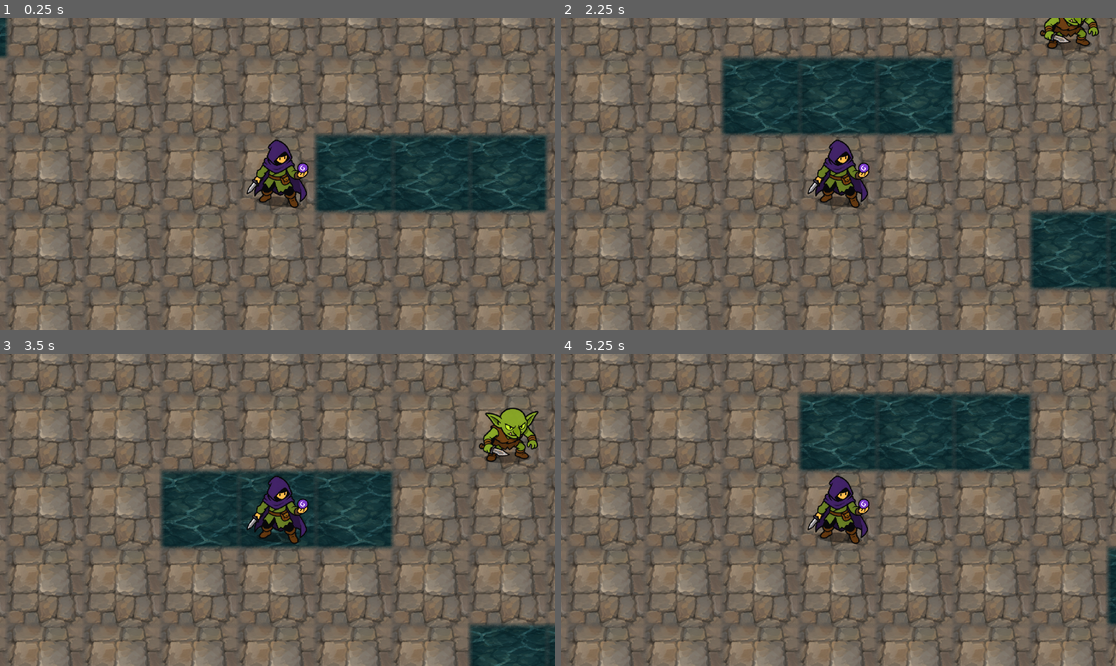
Above: before the commit, frames 1-4 (two rows, left to right).
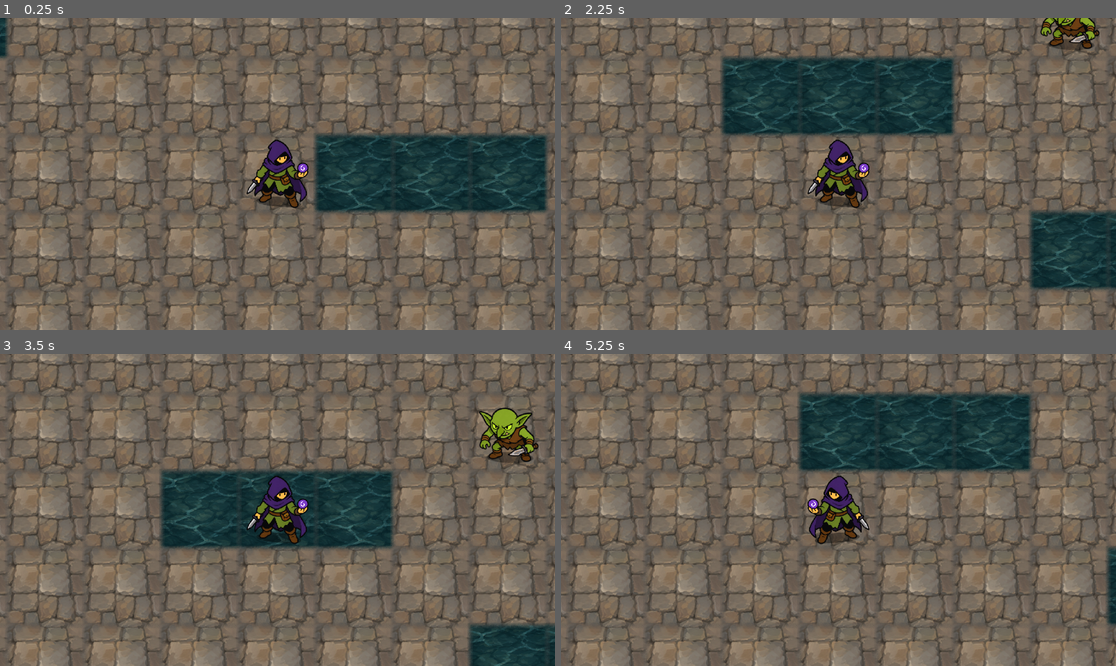
Above: after the commit, the same moments.

Repository: Navimar/davoria
Game: Godot game, scene res://scenes/asset_demo.tscn
Two runs of this game, one before a commit and one after it. Both use one fixed random seed, a clock stepped at 60 frames per second and the inputs below.
Inputs:
- Up to frame 1 (0.25 s): no input
- Up to frame 2 (2.25 s): tap Enter at 0.5, 2 s; hold D 0.53-1.28 s; tap Space at 1.25 s; hold S 1.28-2.03 s; hold D from 2.03 s (still down)
- Up to frame 3 (3.5 s): tap Space at 2.75 s; release D at 2.78 s; hold W from 2.78 s (still down)
- Up to frame 4 (5.25 s): tap Enter at 3.5 s; release W at 3.53 s; hold A 3.53-5.03 s; tap Space at 4.25 s; hold S from 5.03 s (still down)

The runs differ from the first frame. In frame 1, less than 0.1% of the frame differs, in the area x 44-56%, y 39-60%; in frame 2, 0.7%; in frame 3, 1.2%, in the area x 44-98%, y 17-60%; in frame 4, 1.1%.

Commit message:
Add smooth player movement and facing

Diff:
--- a/project.godot
+++ b/project.godot
@@ -24,6 +24,6 @@
 
 [rendering]
 
-2d/snap/snap_2d_transforms_to_pixel=true
-2d/snap/snap_2d_vertices_to_pixel=true
+2d/snap/snap_2d_transforms_to_pixel=false
+2d/snap/snap_2d_vertices_to_pixel=false
 textures/canvas_textures/default_texture_filter=0
--- a/scripts/asset_demo_scene.gd
+++ b/scripts/asset_demo_scene.gd
@@ -6,6 +6,7 @@
 const CAMERA_ZOOM := Vector2(1.25, 1.25)
 const MAP_SIZE := Vector2i(18, 11)
 const HERO_START_CELL := Vector2i(8, 5)
+const HERO_MOVE_DURATION := 0.16
 
 enum TileType {
 	FLOOR,
@@ -31,6 +32,10 @@
 var _hero: Sprite2D
 var _camera: Camera2D
 var _hero_cell := HERO_START_CELL
+var _enemies: Array[Sprite2D] = []
+var _actor_base_flip: Dictionary = {}
+var _is_moving := false
+var _queued_direction := Vector2i.ZERO
 var _terrain_cells: Dictionary = {}
 var _blocked_cells: Dictionary = {}
 var _tile_textures: Dictionary = {}
@@ -69,6 +74,10 @@
 	_blocked_cells.clear()
 	_terrain_cells.clear()
 	_tile_materials.clear()
+	_enemies.clear()
+	_actor_base_flip.clear()
+	_is_moving = false
+	_queued_direction = Vector2i.ZERO
 	_hero = null
 	_camera = null
 
@@ -106,10 +115,11 @@
 	_add_blocking_actor(goblin_texture, Vector2i(13, 4), 0.45, 20)
 	_add_blocking_actor(goblin_texture, Vector2i(8, 1), 0.46, 20)
 	_add_blocking_actor(minotaur_texture, Vector2i(2, 6), 0.52, 20)
-	_add_blocking_actor(spider_texture, Vector2i(12, 2), 0.50, 20)
-	_add_blocking_actor(spider_texture, Vector2i(15, 9), 0.44, 20)
+	_add_blocking_actor(spider_texture, Vector2i(12, 2), 0.50, 20, true)
+	_add_blocking_actor(spider_texture, Vector2i(15, 9), 0.44, 20, true)
 	_add_blocking_actor(skeleton_texture, Vector2i(16, 5), 0.49, 20)
 	_add_blocking_actor(skeleton_texture, Vector2i(3, 9), 0.43, 20)
+	_update_enemy_facing()
 
 	_camera = Camera2D.new()
 	_camera.name = "Camera2D"
@@ -259,21 +269,66 @@
 	return sprite
 
 
-func _add_blocking_actor(texture: Texture2D, cell: Vector2i, scale_value: float, z_index: int) -> void:
-	_add_actor(texture, cell, scale_value, z_index)
+func _add_blocking_actor(
+	texture: Texture2D,
+	cell: Vector2i,
+	scale_value: float,
+	z_index: int,
+	base_flip_h := false
+) -> Sprite2D:
+	var actor := _add_actor(texture, cell, scale_value, z_index)
+	actor.flip_h = base_flip_h
+	_actor_base_flip[actor] = base_flip_h
+	_enemies.append(actor)
 	_blocked_cells[cell] = true
+	return actor
 
 
 func _try_move_hero(direction: Vector2i) -> void:
+	if _is_moving:
+		_queued_direction = direction
+		return
+
 	var next_cell := _hero_cell + direction
 	if not _is_walkable(next_cell):
 		return
 
 	_hero_cell = next_cell
 	var target_position := _cell_center(_hero_cell)
-	_hero.position = target_position
+	if direction.x != 0:
+		_hero.flip_h = direction.x < 0
+	_is_moving = true
+	var tween := create_tween()
+	tween.set_parallel(true)
+	tween.tween_property(_hero, "position", target_position, HERO_MOVE_DURATION)
 	if _camera != null:
-		_camera.position = target_position
+		tween.tween_property(_camera, "position", target_position, HERO_MOVE_DURATION)
+	tween.finished.connect(_finish_hero_move)
+	_update_enemy_facing(target_position)
+
+
+func _finish_hero_move() -> void:
+	_is_moving = false
+	if _queued_direction == Vector2i.ZERO:
+		return
+
+	var direction := _queued_direction
+	_queued_direction = Vector2i.ZERO
+	_try_move_hero(direction)
+
+
+func _update_enemy_facing(target_position: Variant = null) -> void:
+	if _hero == null:
+		return
+
+	var hero_position: Vector2 = _hero.position if target_position == null else target_position
+	for enemy in _enemies:
+		if enemy == null:
+			continue
+		if is_equal_approx(enemy.position.x, hero_position.x):
+			continue
+		var face_left := hero_position.x < enemy.position.x
+		enemy.flip_h = face_left != _actor_base_flip.get(enemy, false)
 
 
 func _is_walkable(cell: Vector2i) -> bool:
